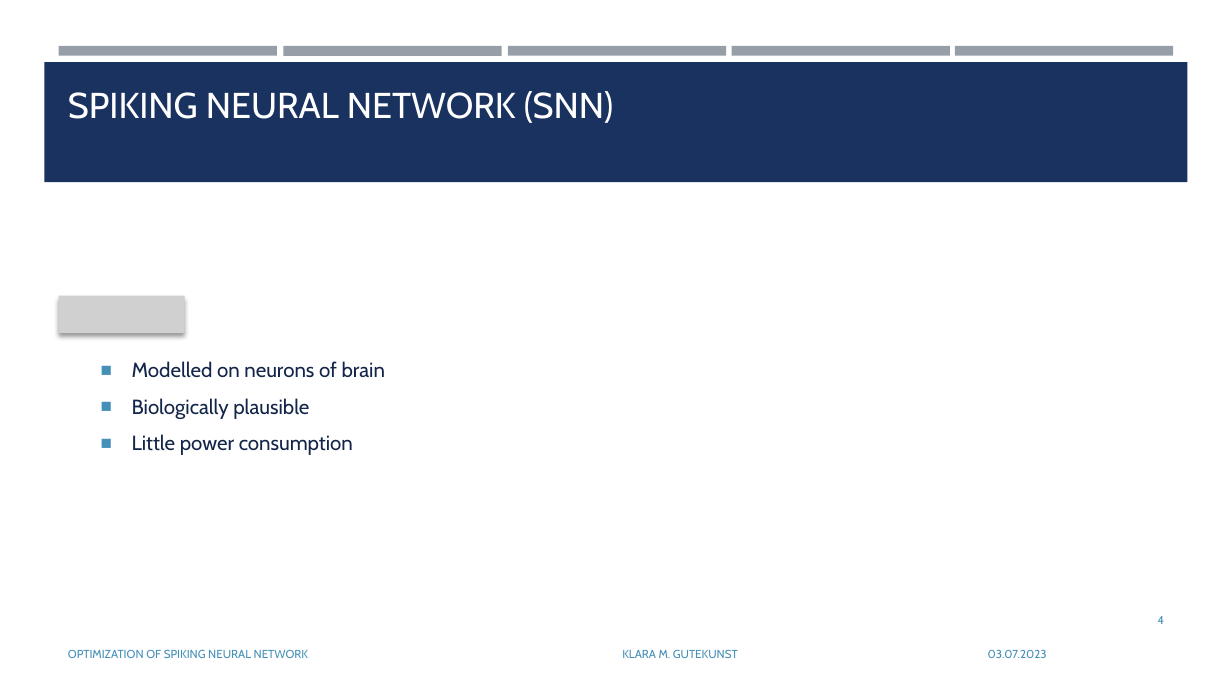
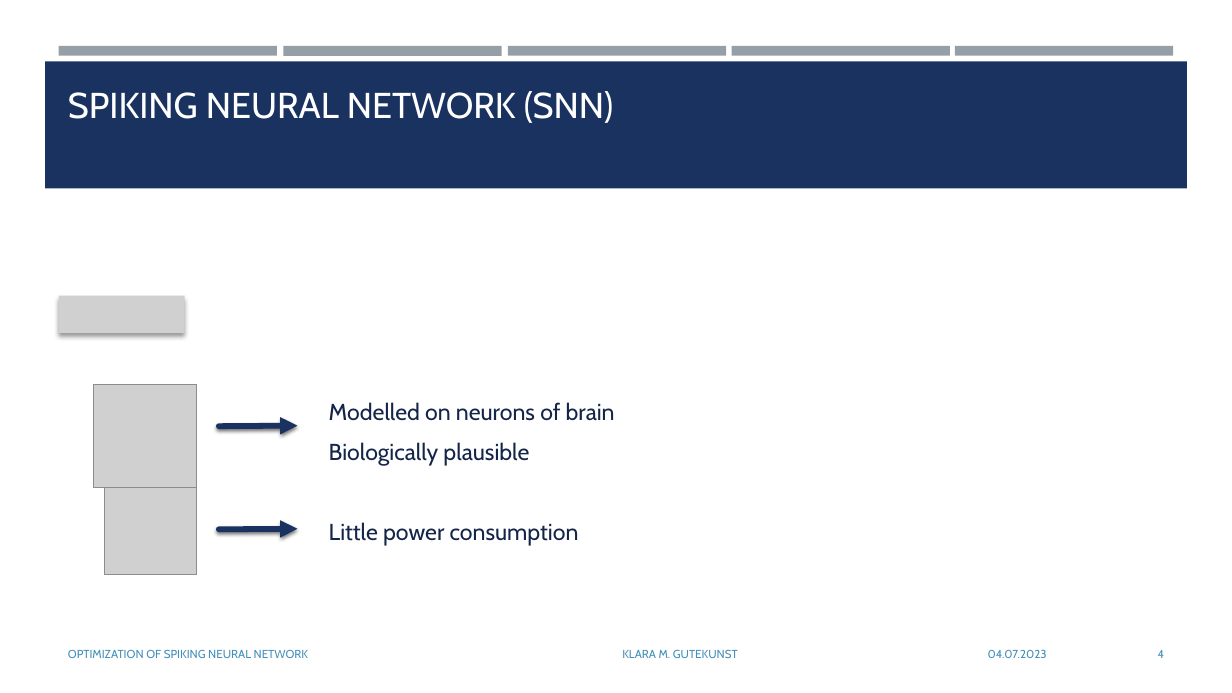
Before and after one commit to KlaraGtknst/bachelor-seminar-kde, a slide deck: slide 4 of Gutekunst_Seminar_KDE.pptx. Drawn at 1232x693 pixels with LibreOffice and Linux fonts; fonts in the diff are those of the drawing; grey boxes stand for pictures. Boxes give left, top, right and bottom in pixels: in the first picture for what was removed or moved away, otherwise in the second. Text is boxed around its words. In the diff, an @@ line names an element or a change of style, - is before the commit and + after.

```diff
--- a/Gutekunst_Seminar_KDE.pptx
+++ b/Gutekunst_Seminar_KDE.pptx
@@ rectangle: place and size @@
-rectangle at bbox=[44, 62, 1188, 182]
+rectangle at bbox=[45, 61, 1188, 189]
@@ text "Modelled on neurons of brain": place and size @@
-text "Modelled on neurons of brain" at bbox=[132, 361, 385, 455]
+text "Modelled on neurons of brain" at bbox=[329, 402, 615, 546]
@@ text "Modelled on neurons of brain" at bbox=[329, 402, 615, 546]: size 16 to 18 pt; bullet ■ to none; list level 2 to 1 in "Modelled on neurons of brain"; list level 2 to 1 in "Biologically plausible"; list level 2 to 1 in "Little power consumption" @@
@@ picture added at bbox=[94, 384, 198, 488] @@
@@ arrow added from (219, 426) to (298, 426), #1A3260 4.5 pt @@
@@ picture added at bbox=[104, 482, 197, 575] @@
@@ arrow added from (219, 530) to (298, 529), #1A3260 4.5 pt @@
@@ text at bbox=[988, 650, 1047, 658]: text changed @@
-03.07.2023
+04.07.2023
@@ page number: place and size @@
-page number at bbox=[1158, 616, 1164, 624]
+page number at bbox=[1158, 650, 1164, 658]
```
Also in this commit, not shown: 17 other slides changed, 2 slides added, 1 slide removed, 1 other file.
